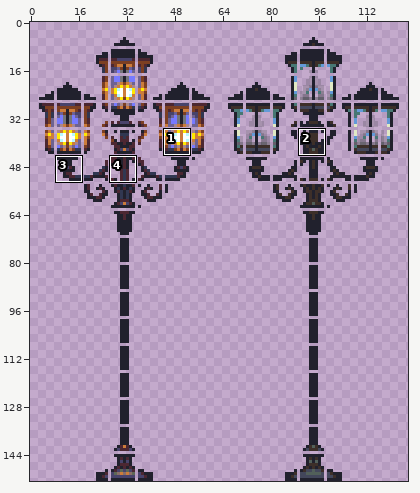
A sprite sheet gets an edit: Sources/Modules/CagedDomain/Tiles/BronzeLamp_3.png. The picture above shows the old version from afar; the outline marks the close-up.
Close-up. Earlier state:
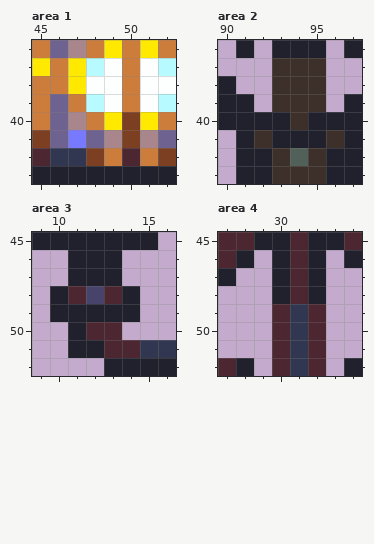
The file is 252x306 pixels, drawn in blocks of 2x2; one block is one cell here. Colours within 5 levels of each other are drawn and written as one. Shown: area 1: x 45..52, y 36..43; area 2: x 90..97, y 36..43; area 3: x 9..16, y 45..52; area 4: x 27..34, y 45..52. The commit also changed other parts of the picture, which this record leaves out.
Once edited:
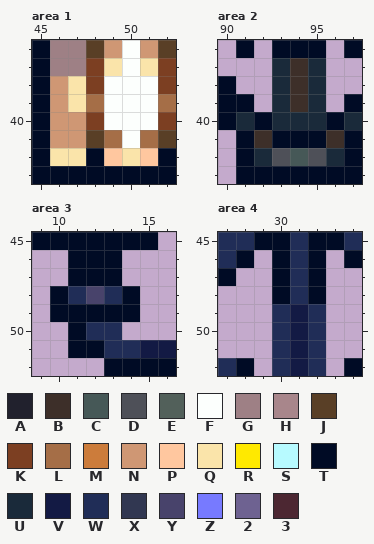
Palette (. is transparent): A #21212d  B #3d2f29  C #465857  D #4e5058  E #52605a  F #fcfffd  G #9e8085  H #a8868b  J #593f26  K #7c3f22  L #a56e47  M #cc7c3b  N #cf9774  P #ffc79f  Q #fae4aa  R #ffe900  S #b7faff  T #000b25  U #1a2a3a  V #131a44  W #202d57  X #313751  Y #48436b  Z #777aff  2 #6e6291  3 #4c2732
From old to new:
Changed rows in their new state; - is an unchanged pixel.
Area 1:
first column x 45:
36 TGGJNFNJ
37 TGGKQFQK
38 TNQK-F-K
39 TNQL-F-L
40 TNNKFFFK
41 TNNJLFLJ
42 TQQTPQPT
43 TTTTTTTT
Area 2:
first column x 90:
36 -T-TTT-T
37 ---U-U--
38 T--U-U--
39 TT-U-U-T
40 TUTUUUTU
41 -T-TTT-T
42 -TUDCDUT
43 -TTTTTTT
Area 3:
first column x 9:
45 TTTTTTT-
46 --TTT---
47 --TTT---
48 -TW-WT--
49 -TTTTT--
50 --TWW---
51 --TTWWVV
52 ----TTTT
Area 4:
first column x 27:
45 WWTTWTTW
46 WT-TWT-T
47 T--TWT--
48 ---TWT--
49 ---WVW--
50 ---WVW--
51 ---WVW--
52 WT-WVW-T
Changed places in both close-ups, as pixel boxes (x1, y1, x2, y2):
changed: (32, 40, 176, 184)
changed: (218, 40, 362, 184)
changed: (32, 232, 176, 376)
changed: (218, 232, 362, 376)
